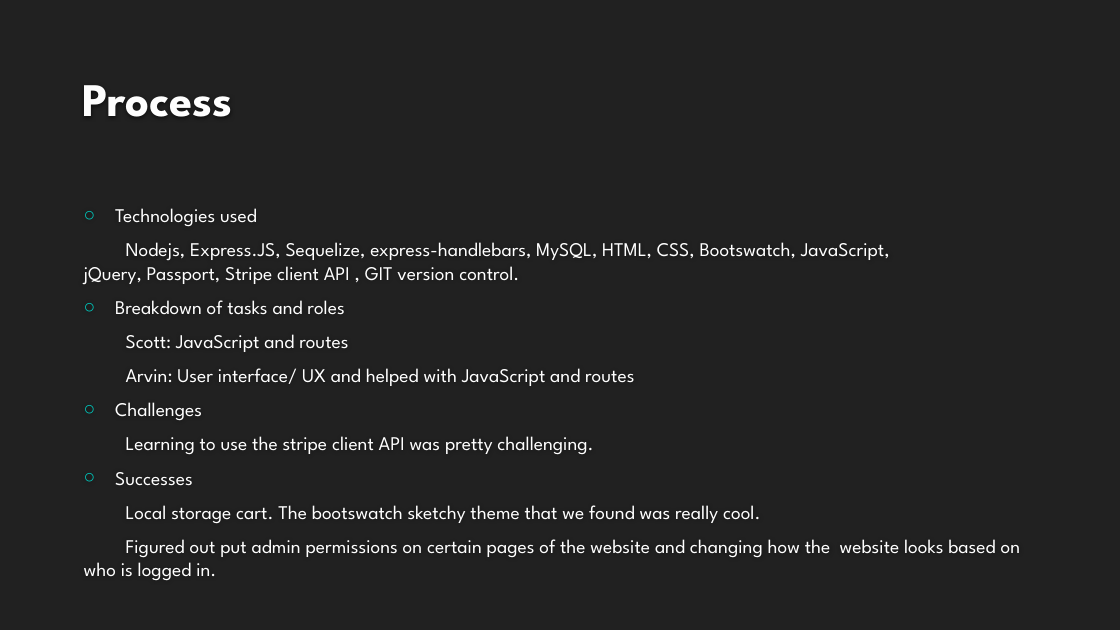
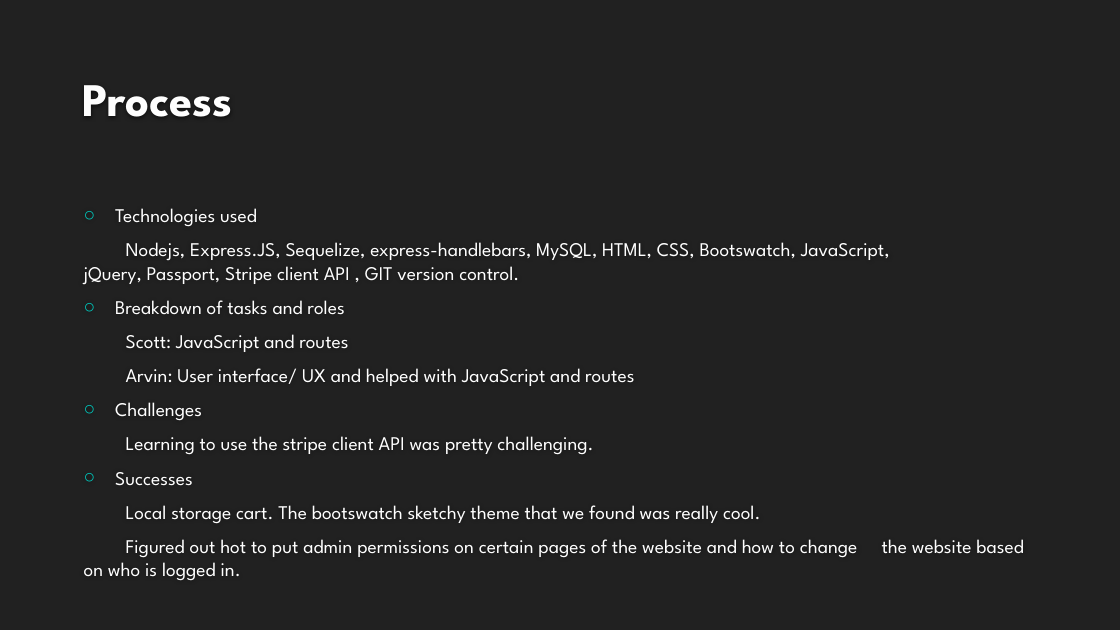
Before and after one commit to ScottMikul/stopandshop, a slide deck: slide 4 of Presentation-Slides/Stop and Shop.pptx. Drawn at 1120x630 pixels with LibreOffice and Linux fonts; fonts in the diff are those of the drawing; background and template pictures are left out. Boxes give left, top, right and bottom in pixels: in the first picture for what was removed or moved away, otherwise in the second. Text is boxed around its words. In the diff, an @@ line names an element or a change of style, - is before the commit and + after.

```diff
--- a/Presentation-Slides/Stop and Shop.pptx
+++ b/Presentation-Slides/Stop and Shop.pptx
@@ text at [84, 539, 858, 581]: text changed @@
-Figured out put admin permissions on certain pages of the website and changing how the website looks based on who is logged in.
+Figured out hot to put admin permissions on certain pages of the website and how to change the website based on who is logged in.
```
Also in this commit, not shown: 1 other slide changed, 5 other files.
